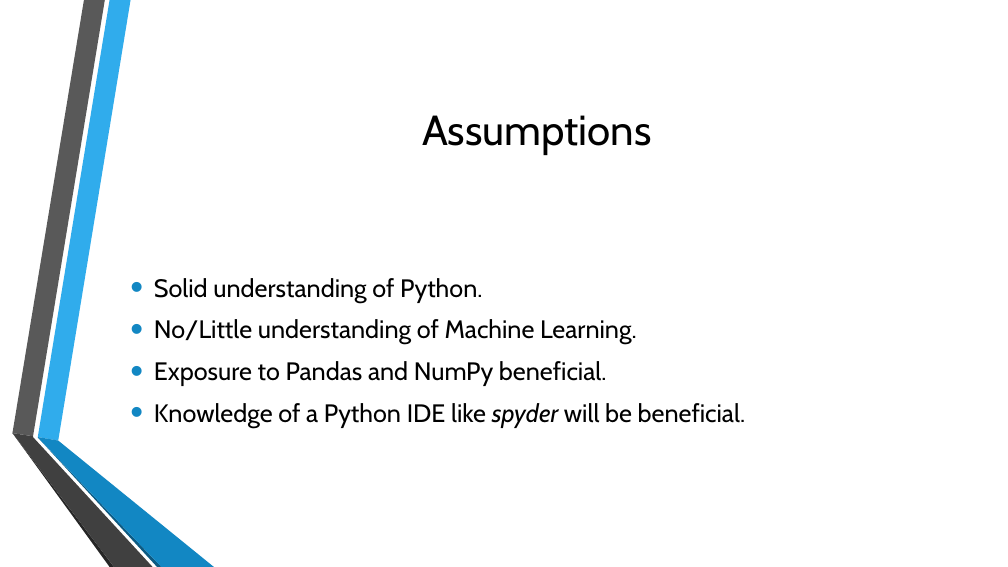
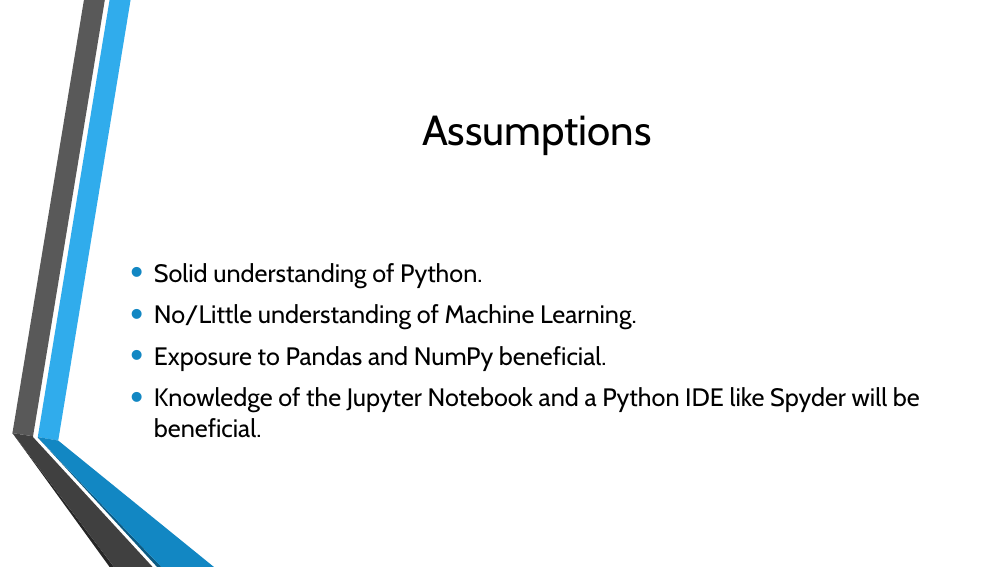
Before and after one commit to samuelsenior/ML_Intro, a slide deck: slide 3 of ML_Tools.pptx. Drawn at 1008x567 pixels with LibreOffice and Linux fonts; fonts in the diff are those of the drawing; background and template pictures are left out. Boxes give left, top, right and bottom in pixels: in the first picture for what was removed or moved away, otherwise in the second. Text is boxed around its words. In the diff, an @@ line names an element or a change of style, - is before the commit and + after.

Commit message:
Additions of my slides. Merge of all slides. Fixed typos. Enforced consistency.

```diff
--- a/ML_Tools.pptx
+++ b/ML_Tools.pptx
@@ text at [154, 387, 920, 438]: text changed @@
-• Knowledge of a Python IDE like spyder will be beneficial.
+• Knowledge of the Jupyter Notebook and a Python IDE like Spyder will be beneficial.
```
Also in this commit, not shown: 7 other slides changed, 20 slides added.
